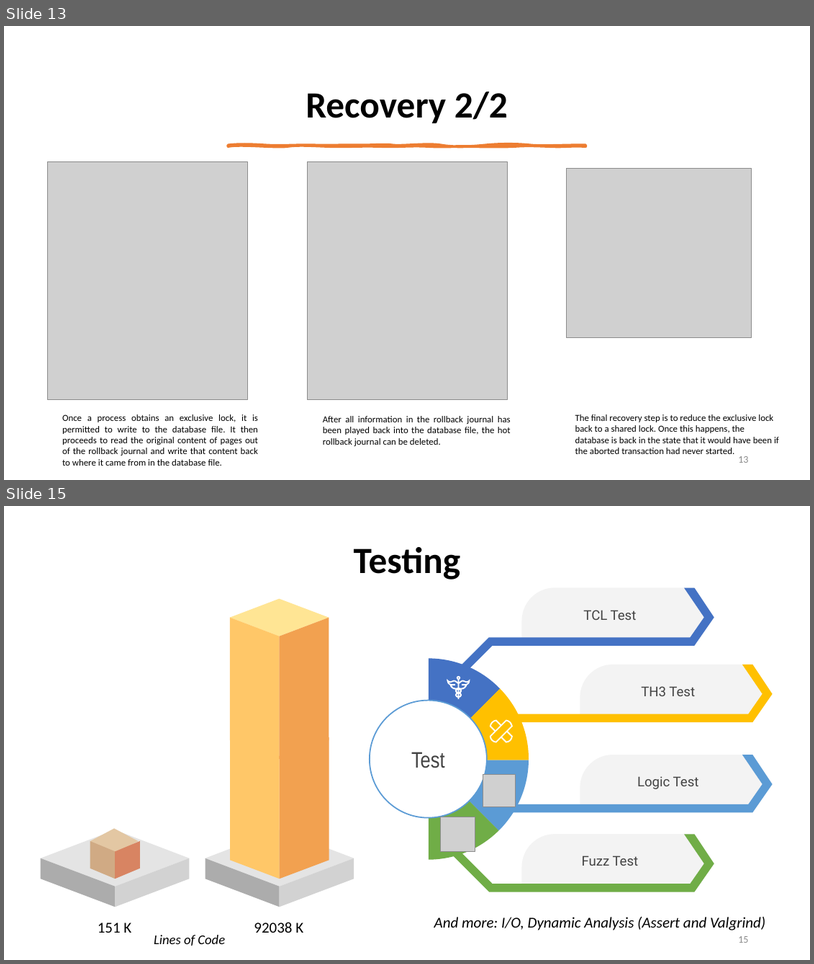
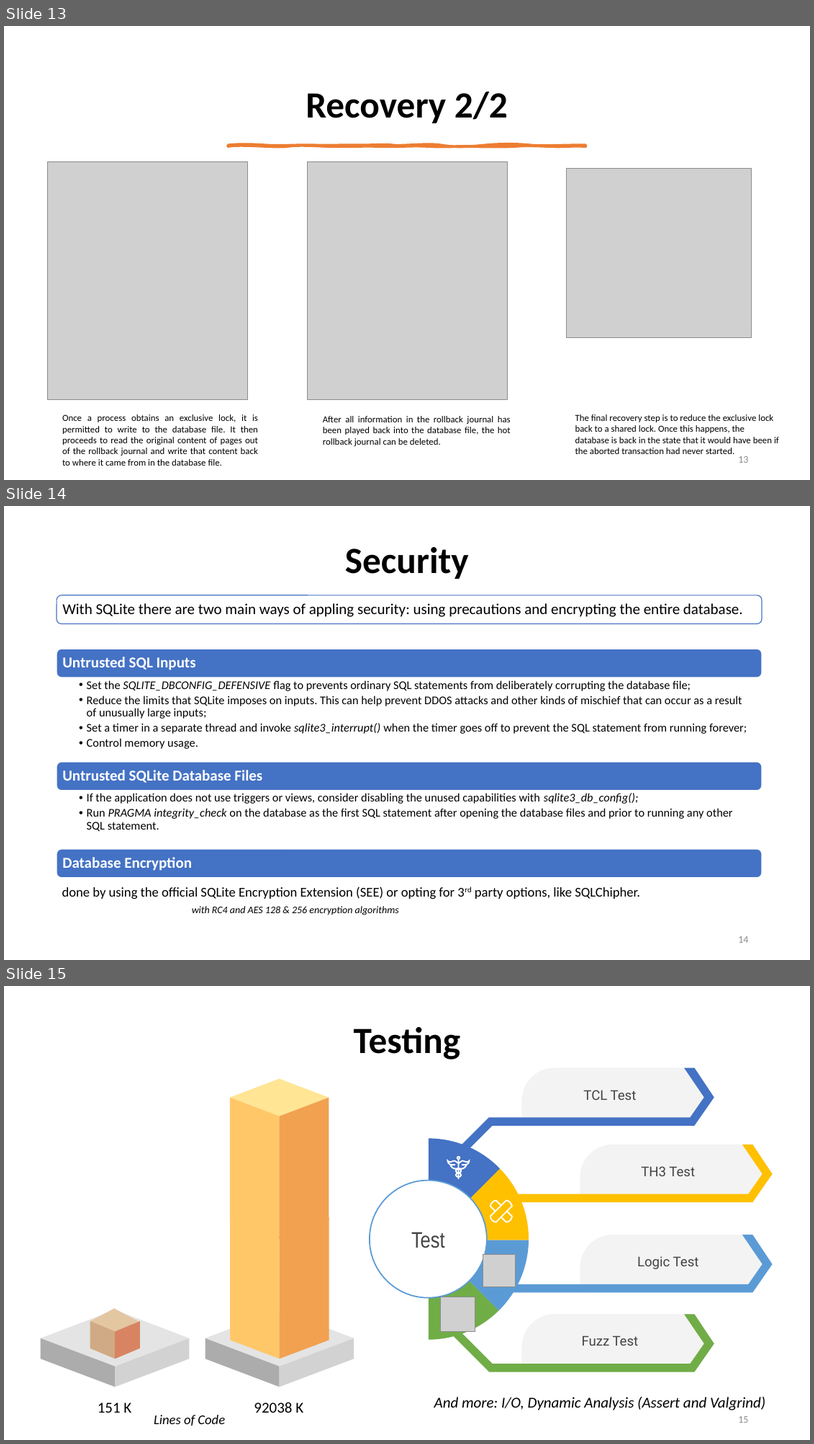
Before and after one commit to AntonioPirani/SQLiteProject, a slide deck: Presentation.pptx. Shown one above the other, each under a label of ours: slides 13 and 15 before the commit, slides 13, 14 and 15 after it; the slides between them are not shown. The pictures are 814x964 and 814x1444 pixels, drawn with LibreOffice and Linux fonts; fonts in the diff are those of the drawing; grey boxes stand for pictures. Boxes give left, top, right and bottom in pixels: in the first picture for what was removed or moved away, otherwise in the second. Text is boxed around its words. In the diff, an @@ line names an element or a change of style, - is before the commit and + after.

```diff
--- a/Presentation.pptx
+++ b/Presentation.pptx
@@ slide 14 added at (x1=4, y1=506, x2=810, y2=960), background #FFFFFF @@
@@ title added at (x1=345, y1=547, x2=469, y2=579), 44 pt, text #000000, bold @@
+Security
@@ group added at (x1=57, y1=595, x2=763, y2=906): 7 texts, 5 rounded rectangles @@
+With SQLite there are two main ways of appling security: using precautions and encrypting the entire database.
+Untrusted SQL Inputs
+  • Set the SQLITE_DBCONFIG_DEFENSIVE flag to prevents ordinary SQL statements from deliberately corrupting the database file;
+  • Reduce the limits that SQLite imposes on inputs. This can help prevent DDOS attacks and other kinds of mischief that can occur as a result of unusually large inputs;
+  • Set a timer in a separate thread and invoke sqlite3_interrupt() when the timer goes off to prevent the SQL statement from running forever;
+  • Control memory usage.
+Untrusted SQLite Database Files
+  • If the application does not use triggers or views, consider disabling the unused capabilities with sqlite3_db_config();
+  • Run PRAGMA integrity_check on the database as the first SQL statement after opening the database files and prior to running any other SQL statement.
+Database Encryption
+done by using the official SQLite Encryption Extension (SEE) or opting for 3rd party options, like SQLChipher.
@@ text added at (x1=192, y1=906, x2=399, y2=915), 12 pt, text #000000, italic @@
+with RC4 and AES 128 & 256 encryption algorithms
@@ page number added at (x1=738, y1=936, x2=748, y2=942), 12 pt, text #8C8C8C @@
+14
```
Also in this commit, not shown: 1 slide changed, 1 other slide added, 1 slide removed, 1 other file.
